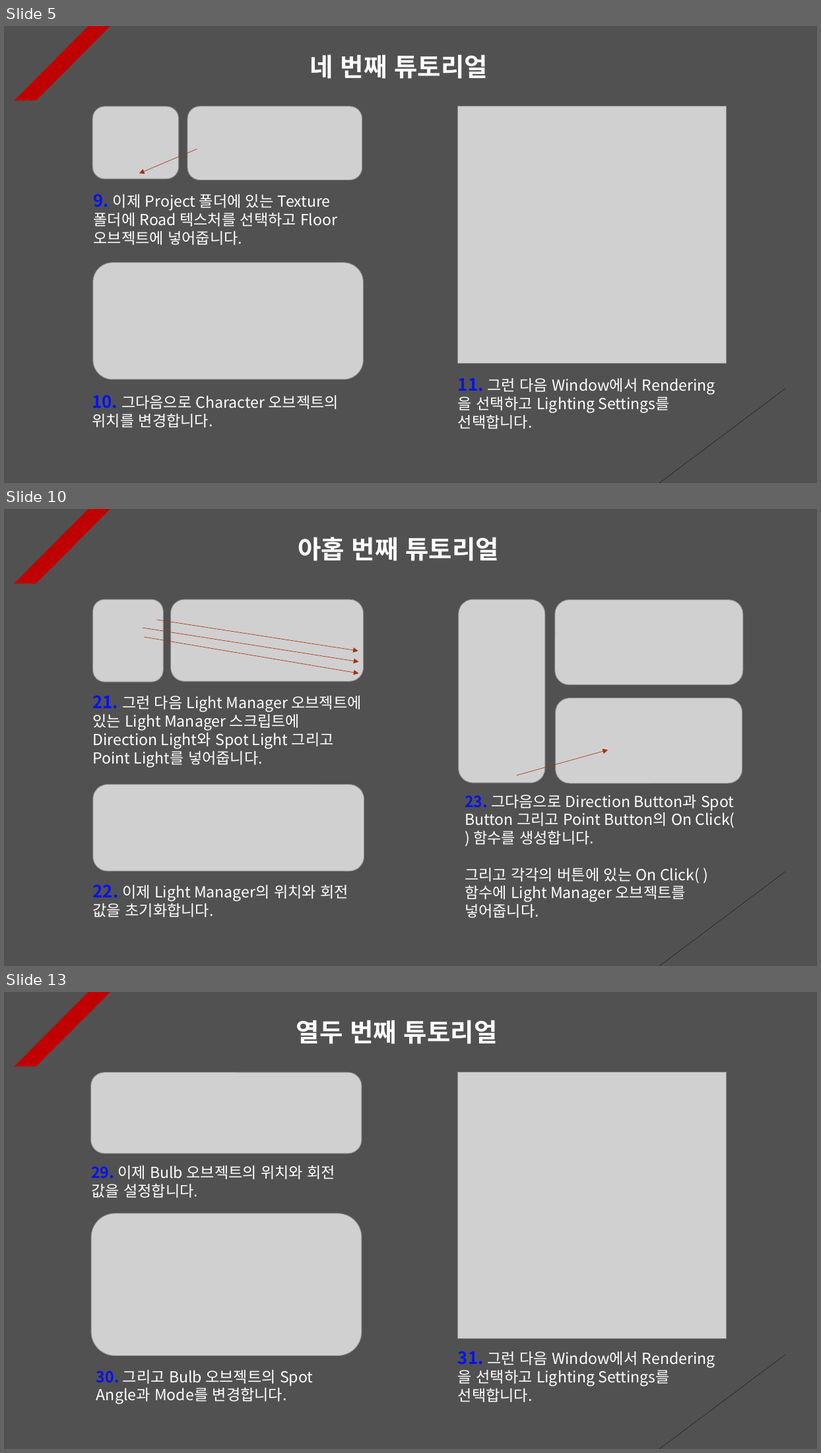
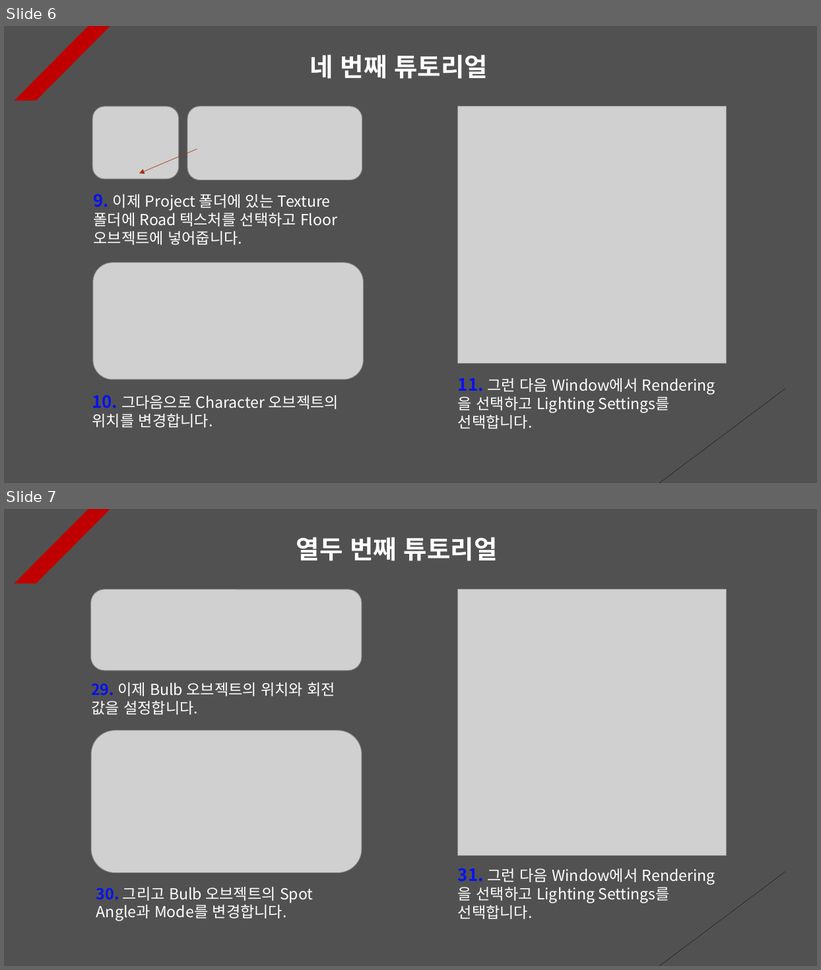
Before and after one commit to Unity2033/3D-UnityEngine, a slide deck: Assets/Class/Light/PPT Data/Light Example.pptx. Shown one above the other, each under a label of ours: slides 5, 10 and 13 before the commit, slides 6 and 7 after it; the slides between them are not shown. The pictures are 821x1453 and 821x970 pixels, drawn with LibreOffice and Linux fonts; fonts in the diff are those of the drawing; grey boxes stand for pictures. Boxes give left, top, right and bottom in pixels: in the first picture for what was removed or moved away, otherwise in the second. Text is boxed around its words. In the diff, an @@ line names an element or a change of style, - is before the commit and + after.

Commit message:
Light Tutorial Renewal
- Delete and add resource data

- Placement and positioning of
  game objects

- Light PPT Data Update

```diff
--- a/Assets/Class/Light/PPT Data/Light Example.pptx
+++ b/Assets/Class/Light/PPT Data/Light Example.pptx
@@ slide 10 removed at <box>4,509,817,966</box>, background #515151; not listed: 2 template elements that a slide beside it also shows @@
@@ text removed at <box>298,537,500,561</box> @@
-아홉 번째 튜토리얼
@@ picture removed at <box>93,599,163,682</box> @@
@@ picture removed at <box>170,599,363,681</box> @@
@@ picture removed at <box>459,599,545,783</box> @@
@@ picture removed at <box>555,600,743,685</box> @@
@@ arrow removed from (157, 620) to (358, 651) @@
@@ arrow removed from (143, 628) to (359, 662) @@
@@ arrow removed from (145, 637) to (359, 674) @@
@@ text removed at <box>92,695,361,767</box> @@
-21. 그런 다음 Light Manager 오브젝트에 있는 Light Manager 스크립트에 Direction Light와 Spot Light 그리고 Point Light를 넣어줍니다.
@@ picture removed at <box>556,698,742,784</box> @@
@@ arrow removed from (517, 776) to (608, 750) @@
@@ picture removed at <box>93,785,364,871</box> @@
@@ text removed at <box>465,795,735,918</box> @@
-23. 그다음으로 Direction Button과 Spot Button 그리고 Point Button의 On Click( ) 함수를 생성합니다.
-그리고 각각의 버튼에 있는 On Click( ) 함수에 Light Manager 오브젝트를 넣어줍니다.
@@ text removed at <box>93,885,349,918</box> @@
-22. 이제 Light Manager의 위치와 회전 값을 초기화합니다.
@@ what was slide 5 is now slide 6 @@
@@ what was slide 13 is now slide 7 @@
```
Also in this commit, not shown: 3 slides changed, 2 slides added, 9 other slides removed, 25 other files.
